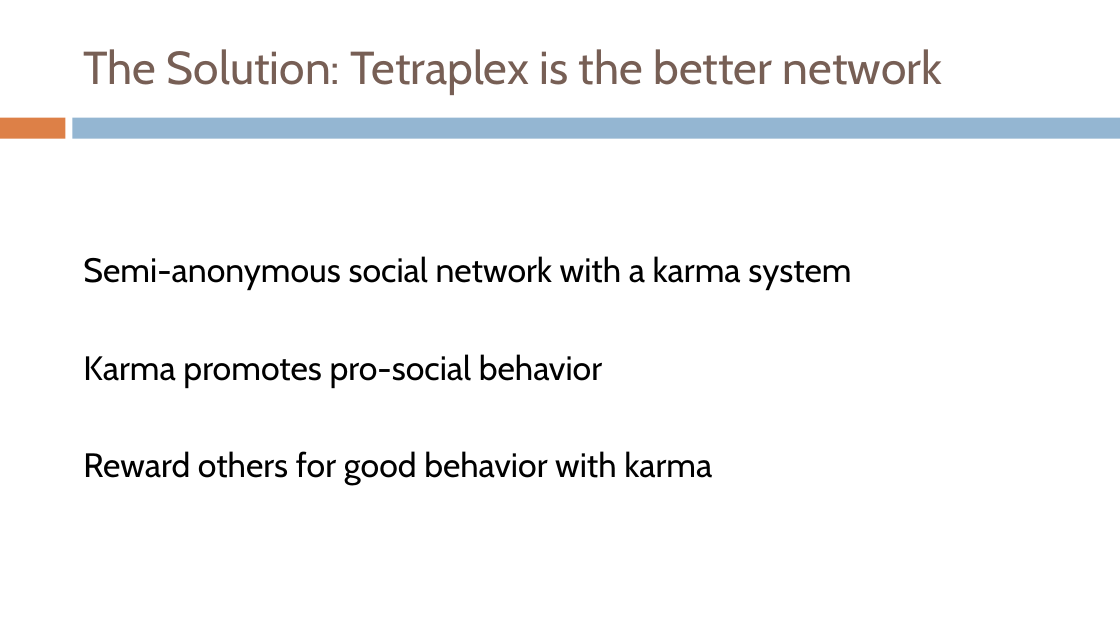
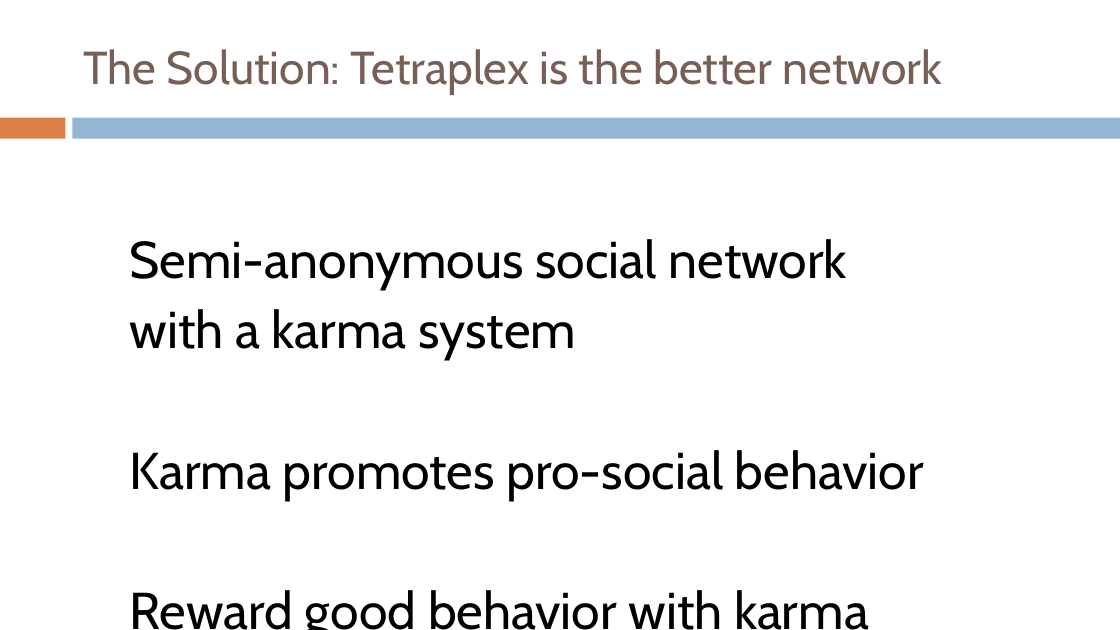
Before and after one commit to TetraPlex-org/central, a slide deck: slide 5 of TetraPlex deck 0.51.pptx. Drawn at 1120x630 pixels with LibreOffice and Linux fonts; fonts in the diff are those of the drawing. Boxes give left, top, right and bottom in pixels: in the first picture for what was removed or moved away, otherwise in the second. Text is boxed around its words. In the diff, an @@ line names an element or a change of style, - is before the commit and + after.

Commit message:
Add files via upload
larger font

```diff
--- a/TetraPlex deck 0.51.pptx
+++ b/TetraPlex deck 0.51.pptx
@@ text "Semi-anonymous social network" moved from (x1=83, y1=256, x2=851, y2=485) to (x1=130, y1=239, x2=924, y2=630) @@
@@ text at (x1=130, y1=239, x2=848, y2=360): text changed; size 29 to 44.4 pt @@
-Semi-anonymous social network with a karma system
+Semi-anonymous social network
+with a karma system
@@ text at (x1=130, y1=450, x2=924, y2=500): size 29 to 44.4 pt in "Karma promotes pro-social behavior" @@
@@ text at (x1=130, y1=590, x2=869, y2=630): text changed; size 29 to 44.4 pt @@
-Reward others for good behavior with karma
+Reward good behavior with karma
```
Also in this commit, not shown: 10 other slides changed.
